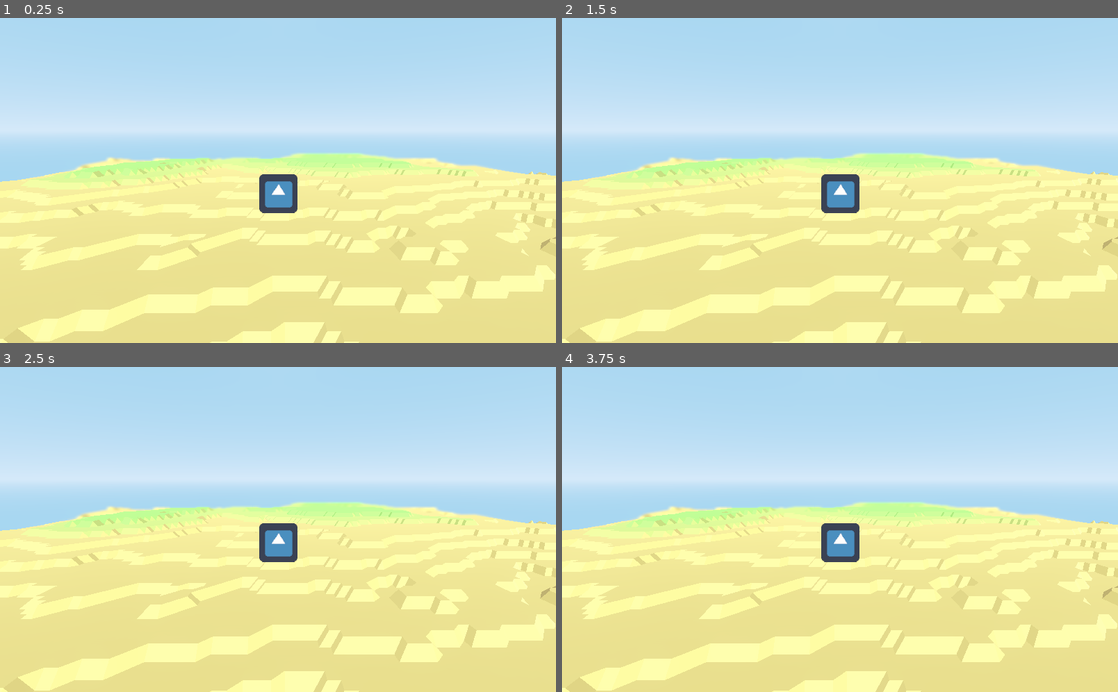
Above: before the commit, frames 1-4 (two rows, left to right).
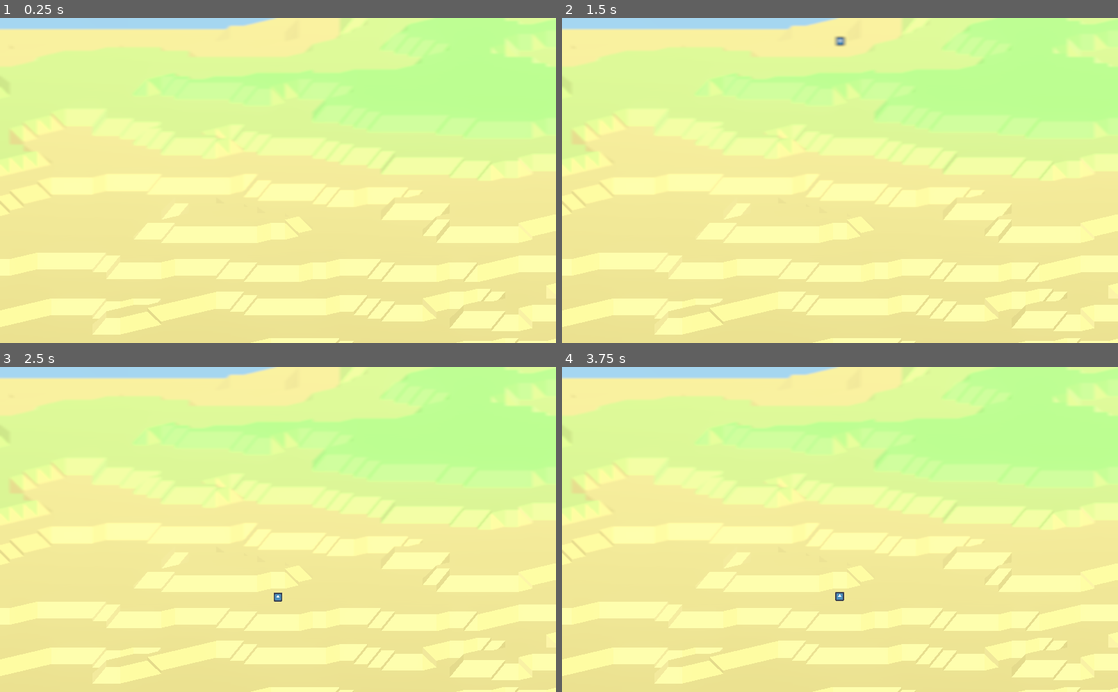
Above: after the commit, the same moments.

Repository: magnetenstad/High-Castle
Game: Godot game, scene res://Spatial.tscn
Same seed, same stepped clock (60 frames per second), same inputs: the game is played once before the commit and once after it. The engine's default icon, where the game draws it, is replaced by a stand-in: a white triangle on a blue panel in a dark square.
Inputs:
- Up to frame 1 (0.25 s): no input
- Up to frame 2 (1.5 s): tap Enter at 0.5 s; tap Space at 1.25 s
- Up to frame 3 (2.5 s): no input
- Up to frame 4 (3.75 s): tap Enter at 2.75 s; tap Space at 3.5 s

The runs differ from the first frame. In frame 1, 59% of the frame differs, in the area x 0-100%, y 0-100%; in frame 2, 59%; in frame 3, 59%; in frame 4, 59%.

Commit message:
Add mesh collision

Diff:
--- a/Game/RigidBody.gd
+++ b/Game/RigidBody.gd
@@ -10,5 +10,4 @@
 
 # Called every frame. 'delta' is the elapsed time since the previous frame.
 func _process(delta):
-
 	pass
--- a/Game/Spatial.tscn
+++ b/Game/Spatial.tscn
@@ -1,7 +1,10 @@
-[gd_scene load_steps=3 format=2]
+[gd_scene load_steps=5 format=2]
 
 [ext_resource path="res://World.gd" type="Script" id=1]
 [ext_resource path="res://icon.png" type="Texture" id=2]
+[ext_resource path="res://RigidBody.gd" type="Script" id=3]
+
+[sub_resource type="BoxShape" id=1]
 
 [node name="Spatial" type="Spatial"]
 
@@ -11,17 +14,25 @@
 [node name="Rotate" type="Spatial" parent="World"]
 
 [node name="Camera" type="Camera" parent="World/Rotate"]
-transform = Transform( 1, 0, 0, 0, 0.984808, 0.173648, 0, -0.173648, 0.984808, -0.00675058, 9.96524, 50.0138 )
+transform = Transform( 1, 0, 0, 0, 0.97178, 0.235888, 0, -0.235888, 0.97178, -0.00675058, 19.8365, 72.2112 )
+projection = 1
 fov = 60.0
+size = 23.4742
 near = 0.01
 far = 8192.0
 
 [node name="DirectionalLight" type="DirectionalLight" parent="World"]
 transform = Transform( 1, 0, 0, 0, 0.916781, 0.399389, 0, -0.399389, 0.916781, 0, 0, 0 )
 
-[node name="Spatial" type="Spatial" parent="."]
-transform = Transform( 1, 0, 0, 0, 1, 0, 0, 0, 1, 0, 8.94187, 45.4544 )
+[node name="RigidBody" type="RigidBody" parent="."]
+transform = Transform( 1, 0, 0, 0, 1, 0, 0, 0, 1, 0, 25.6113, 10.4306 )
+script = ExtResource( 3 )
 
-[node name="Sprite3D" type="Sprite3D" parent="Spatial"]
+[node name="Sprite3D" type="Sprite3D" parent="RigidBody"]
+transform = Transform( 1, 0, 0, 0, 1, 0, 0, 0, 1, 0, -0.266777, -0.0709686 )
 billboard = 1
 texture = ExtResource( 2 )
+
+[node name="CollisionShape" type="CollisionShape" parent="RigidBody"]
+transform = Transform( 1, 0, 0, 0, 1, 0, 0, 0, 1, 0, -0.122108, 0 )
+shape = SubResource( 1 )
--- a/Game/World.gd
+++ b/Game/World.gd
@@ -37,7 +37,10 @@
 	mesh_instance.mesh = surface_tool.commit()
 	mesh_instance.set_surface_material(0, load("res://terrain.tres"))
 
+	mesh_instance.create_trimesh_collision()
+
 	add_child(mesh_instance)
+
 
 #func _process(delta):
 	#$Rotate.rotate_y(delta * 0.5)
